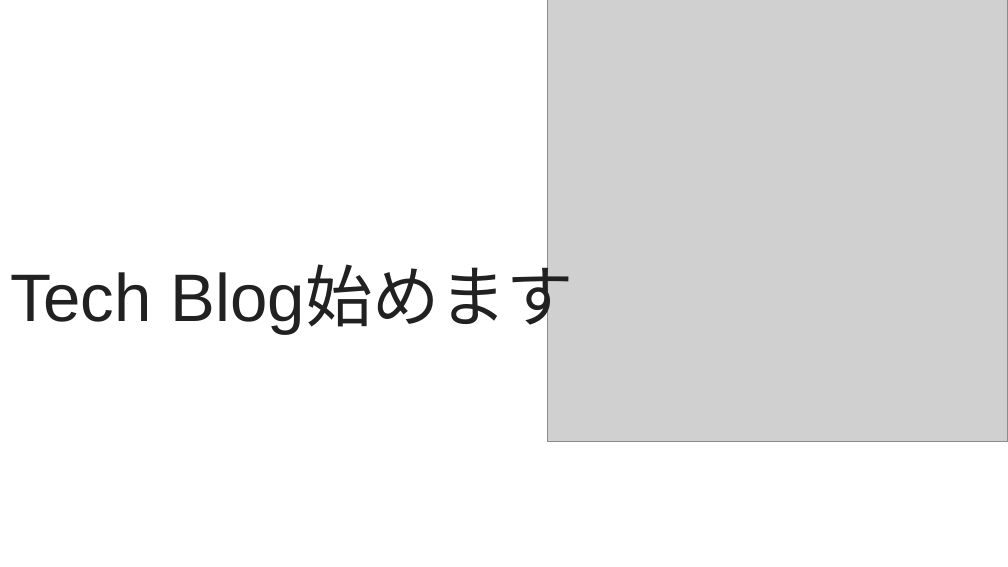
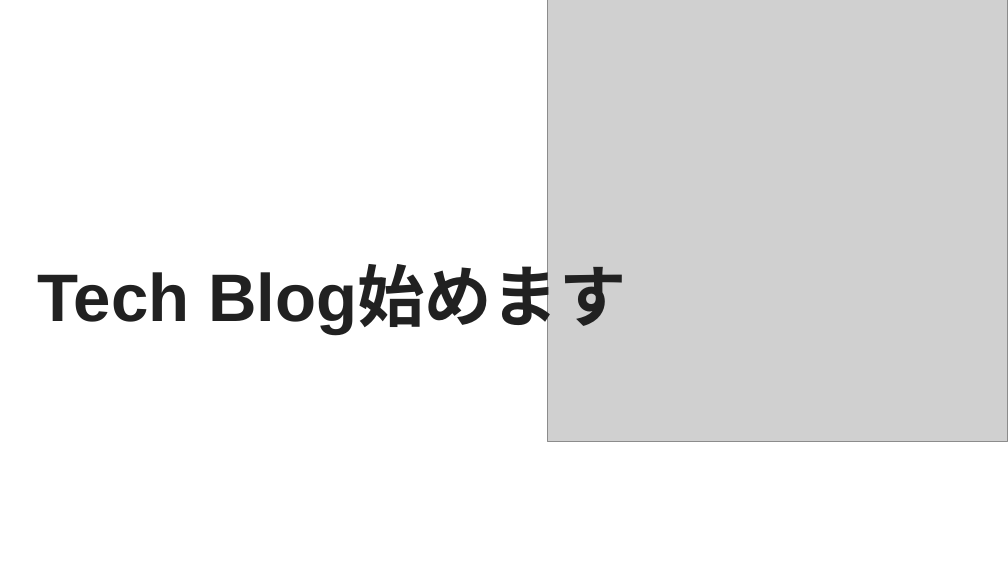
Before and after one commit to raisex-hyamasaki/my-blog, a slide deck: slide 3 of techblog-image/techblog-img.pptx. Drawn at 1008x567 pixels with LibreOffice and Linux fonts; fonts in the diff are those of the drawing; grey boxes stand for pictures. Boxes give left, top, right and bottom in pixels: in the first picture for what was removed or moved away, otherwise in the second. Text is boxed around its words. In the diff, an @@ line names an element or a change of style, - is before the commit and + after.

```diff
--- a/techblog-image/techblog-img.pptx
+++ b/techblog-image/techblog-img.pptx
@@ text "Tech Blog始めます" moved from (x1=10, y1=267, x2=574, y2=333) to (x1=38, y1=267, x2=626, y2=333) @@
@@ text "Tech Blog始めます" at (x1=38, y1=267, x2=626, y2=333): bold on @@
```
Also in this commit, not shown: 25 other slides changed, 7 other files.
